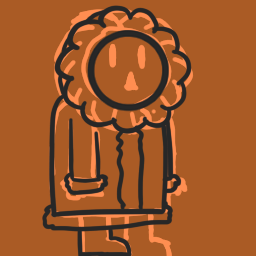
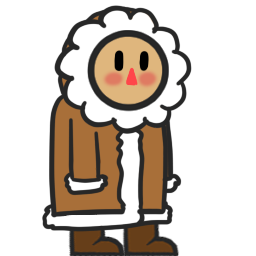
Layers edited between the first and the second 256 × 256 image:
removed layer "Linework1" over [54, 5, 192, 135]
removed layer "Layer 5" over [87, 30, 169, 112]
removed layer "Linework2" over [41, 93, 182, 232]
removed layer "Linework3" over [77, 226, 133, 256]
removed layer "Layer 3" over [49, 8, 194, 256]
added layer "Layer 4" above "Layer9" over [54, 5, 192, 135]
added layer "Layer9" above "Foot2 copy" over [41, 32, 187, 256]
added layer "Foot2 copy" above "Foot2" over [121, 146, 180, 256]
added layer "Foot2" above "Layer 2" over [67, 162, 126, 256]
hid "Layer 1", painted on it over [0, 0, 256, 256]
